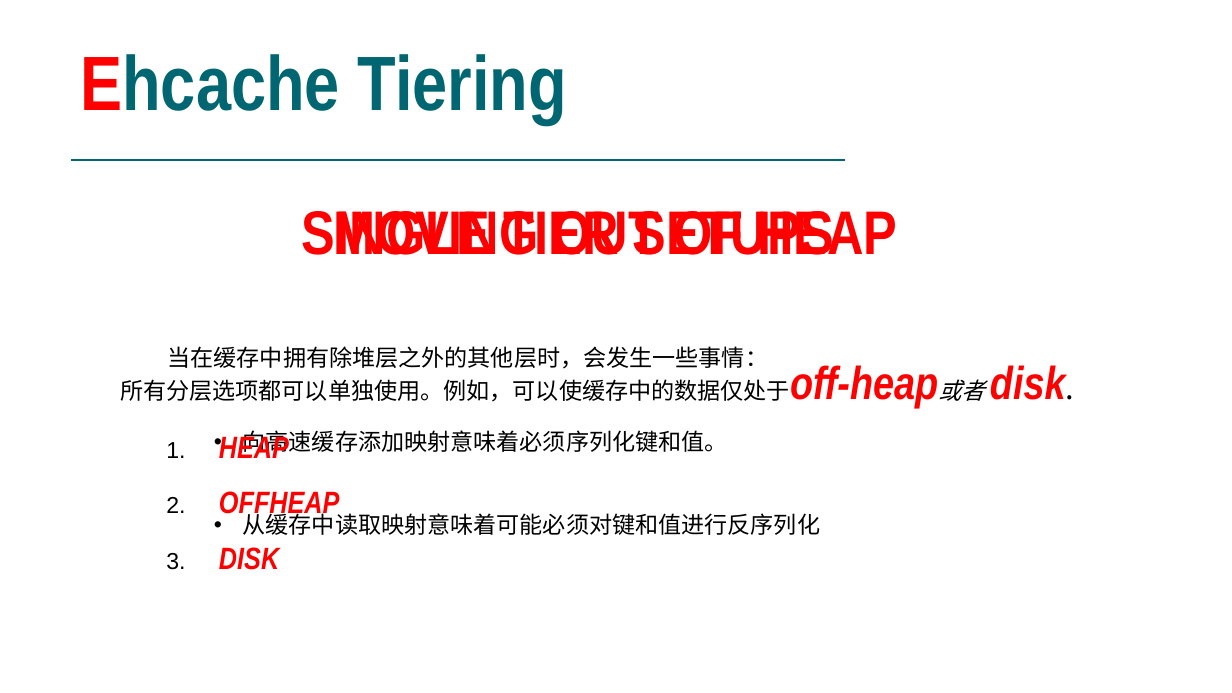
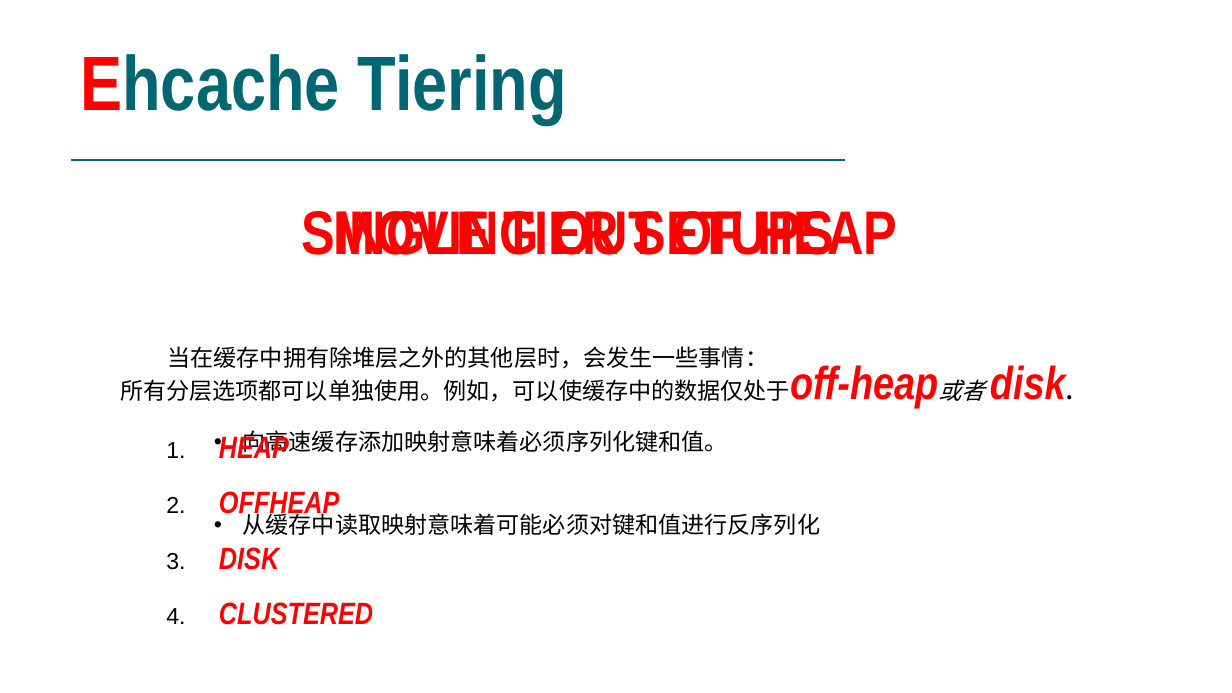
Before and after one commit to DamienJScott/TRAINNING-EHCACHE-SAMPLE, a slide deck: slide 5 of ppt/EHCache.pptx. Drawn at 1232x693 pixels with LibreOffice and Linux fonts; fonts in the diff are those of the drawing; background and template pictures are left out. Boxes give left, top, right and bottom in pixels: in the first picture for what was removed or moved away, otherwise in the second. Text is boxed around its words. In the diff, an @@ line names an element or a change of style, - is before the commit and + after.

```diff
--- a/ppt/EHCache.pptx
+++ b/ppt/EHCache.pptx
@@ text at (x1=219, y1=602, x2=373, y2=625): paragraph added @@
+      4. CLUSTERED
```
Also in this commit, not shown: 4 other slides changed, 4 slides added, 8 slides removed.
